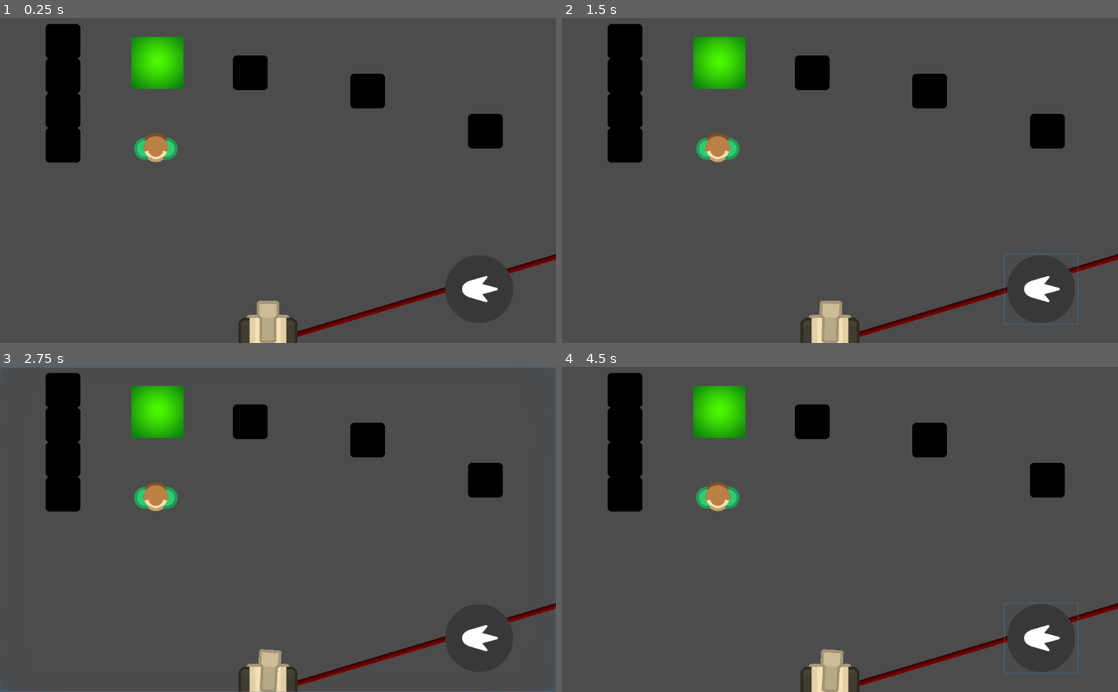
Above: before the commit, frames 1-4 (two rows, left to right).
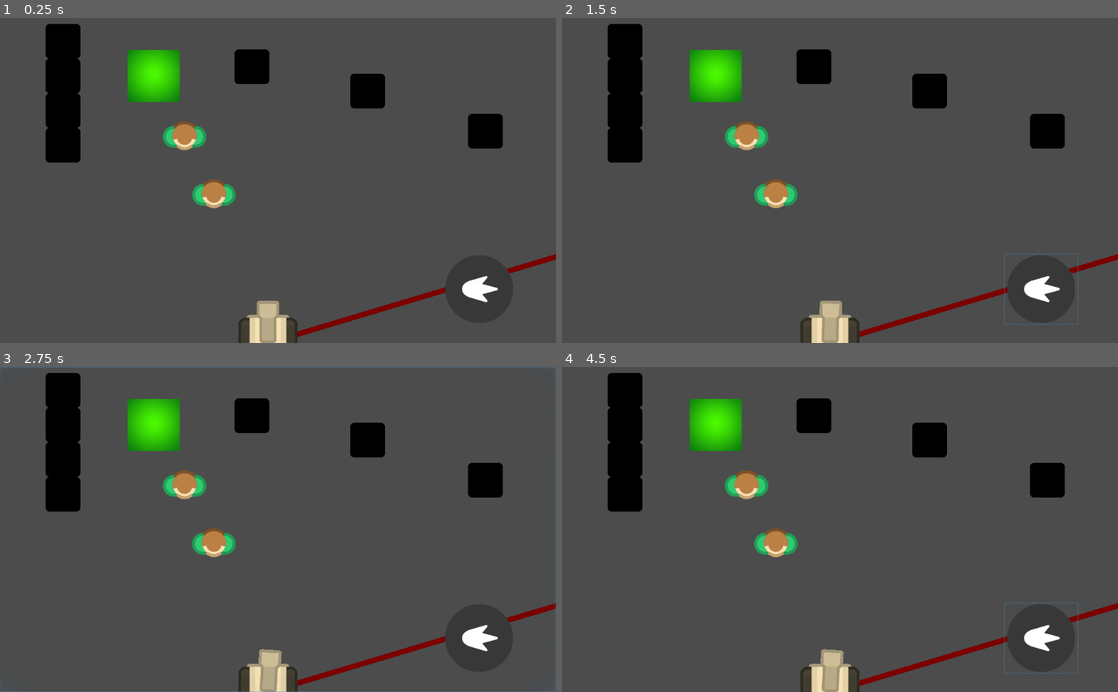
Above: after the commit, the same moments.

Repository: Dieghito124/GodotArcade-1
Game: Godot game, scene res://src/Game.tscn
Same seed, same stepped clock (60 frames per second), same inputs: the game is played once before the commit and once after it. The engine's default icon, where the game draws it, is replaced by a stand-in: a white triangle on a blue panel in a dark square.
Inputs (mouse positions are in pixels of both pictures, inside the frame that each line leads up to):
- Up to frame 1 (0.25 s): no input
- Up to frame 2 (1.5 s): click (840, 180) at 0.5 s; click (1040, 287) at 1.25 s
- Up to frame 3 (2.75 s): click (278, 529) at 2 s
- Up to frame 4 (4.5 s): click (1040, 636) at 2.75 s; click (840, 529) at 3.5 s; click (1040, 636) at 4.25 s

The runs differ from the first frame. In frame 1, 3.7% of the frame differs, in the area x 22-100%, y 5-98%; in frame 2, 3.7%; in frame 3, 3.7%; in frame 4, 3.7%.

Commit message:
Added gravity point on areas

Diff:
--- a/project.godot
+++ b/project.godot
@@ -52,6 +52,7 @@
 2d_physics/layer_2="obstacles"
 2d_physics/layer_3="player"
 2d_physics/layer_4="bullets"
+2d_physics/layer_5="targets"
 
 [locale]
 
--- a/src/Bullet.gd
+++ b/src/Bullet.gd
@@ -1,6 +1,6 @@
 extends RigidBody2D
 
-var velocity : Vector2 = Vector2(0, -1000)
+var velocity : Vector2 = Vector2(0, -600)
 
 func initialize(pos, rot) -> void:
 	self.position = pos
--- a/src/Bullet.tscn
+++ b/src/Bullet.tscn
@@ -12,7 +12,7 @@
 
 [node name="Bullet" type="RigidBody2D"]
 collision_layer = 8
-collision_mask = 7
+collision_mask = 31
 physics_material_override = SubResource( 1 )
 gravity_scale = 0.0
 script = ExtResource( 1 )
--- /dev/null
+++ b/src/CollisionArea.gd
@@ -0,0 +1,11 @@
+tool
+extends Area2D
+
+export var texture : Texture
+
+func _ready() -> void:
+	pass
+
+func _process(delta: float) -> void:
+	if !$Sprite.texture:
+		$Sprite.texture = texture
--- /dev/null
+++ b/src/CollisionArea.tscn
@@ -0,0 +1,21 @@
+[gd_scene load_steps=4 format=2]
+
+[ext_resource path="res://src/CollisionArea.gd" type="Script" id=1]
+[ext_resource path="res://assets/Areas/GreenArea.png" type="Texture" id=2]
+
+[sub_resource type="RectangleShape2D" id=2]
+extents = Vector2( 48.0023, 47.9848 )
+
+[node name="CollisionArea" type="Area2D"]
+space_override = 1
+gravity_point = true
+linear_damp = 5.0
+collision_layer = 16
+collision_mask = 31
+script = ExtResource( 1 )
+texture = ExtResource( 2 )
+
+[node name="Sprite" type="Sprite" parent="."]
+
+[node name="CollisionShape2D" type="CollisionShape2D" parent="."]
+shape = SubResource( 2 )
--- a/src/GreenTarg.gd
+++ b/src/GreenTarg.gd
@@ -1,5 +1,10 @@
+tool
 extends RigidBody2D
 
+export var texture : Texture
+
 func _process(delta) -> void:
+	if !$Sprite.texture:
+		$Sprite.texture = texture
 	if $CollisionArea.get_overlapping_areas():
-		queue_free()
+		print("Gravità")
--- a/src/Player.tscn
+++ b/src/Player.tscn
@@ -18,8 +18,6 @@
 points = PoolVector2Array( 1208.76, -362.631, 0, 0 )
 default_color = Color( 0.482353, 0.482353, 0.482353, 1 )
 texture = ExtResource( 3 )
-
-texture_mode = 1
 round_precision = 32
 script = ExtResource( 4 )
 
--- /dev/null
+++ b/src/Target.tscn
@@ -0,0 +1,50 @@
+[gd_scene load_steps=6 format=2]
+
+[ext_resource path="res://src/GreenTarg.gd" type="Script" id=1]
+[ext_resource path="res://assets/NPC/GreenPer.png" type="Texture" id=2]
+
+[sub_resource type="PhysicsMaterial" id=1]
+bounce = 1.0
+
+[sub_resource type="CapsuleShape2D" id=2]
+radius = 20.4988
+height = 39.333
+
+[sub_resource type="CircleShape2D" id=3]
+radius = 26.6523
+
+[node name="Target" type="RigidBody2D"]
+position = Vector2( 286.731, 239.308 )
+rotation = 1.5708
+collision_layer = 16
+collision_mask = 31
+physics_material_override = SubResource( 1 )
+gravity_scale = 0.0
+contacts_reported = 1
+contact_monitor = true
+script = ExtResource( 1 )
+texture = ExtResource( 2 )
+
+[node name="Sprite" type="Sprite" parent="."]
+texture = ExtResource( 2 )
+
+[node name="CollisionShape2D" type="CollisionShape2D" parent="."]
+position = Vector2( 2, 0 )
+shape = SubResource( 2 )
+
+[node name="CollisionShape2D2" type="CollisionShape2D" parent="."]
+shape = SubResource( 3 )
+
+[node name="CollisionArea" type="Area2D" parent="."]
+editor/display_folded = true
+collision_layer = 16
+collision_mask = 16
+
+[node name="CollisionShape2D3" type="CollisionShape2D" parent="CollisionArea"]
+position = Vector2( 2, -3.05176e-05 )
+shape = SubResource( 2 )
+
+[node name="CollisionShape2D4" type="CollisionShape2D" parent="CollisionArea"]
+shape = SubResource( 3 )
+
+[node name="AudioStreamPlayer" type="AudioStreamPlayer" parent="."]
--- a/src/World1.tscn
+++ b/src/World1.tscn
@@ -1,103 +1,49 @@
-[gd_scene load_steps=9 format=2]
+[gd_scene load_steps=4 format=2]
 
-[ext_resource path="res://src/Obstacle.tscn" type="PackedScene" id=1]
-[ext_resource path="res://src/GreenTarg.gd" type="Script" id=2]
-[ext_resource path="res://assets/NPC/GreenPer.png" type="Texture" id=3]
-[ext_resource path="res://assets/Areas/GreenArea.png" type="Texture" id=4]
-
-[sub_resource type="PhysicsMaterial" id=1]
-bounce = 1.0
-
-[sub_resource type="CapsuleShape2D" id=2]
-radius = 20.4988
-height = 39.333
-
-[sub_resource type="CircleShape2D" id=3]
-radius = 26.6523
-
-[sub_resource type="RectangleShape2D" id=4]
-extents = Vector2( 48.0023, 47.9848 )
+[ext_resource path="res://src/CollisionArea.tscn" type="PackedScene" id=1]
+[ext_resource path="res://src/Obstacle.tscn" type="PackedScene" id=2]
+[ext_resource path="res://src/Target.tscn" type="PackedScene" id=3]
 
 [node name="World1" type="Node2D"]
 __meta__ = {
 "_edit_vertical_guides_": [  ]
 }
 
-[node name="Bullets" type="Node" parent="."]
+[node name="Areas" type="Node" parent="."]
+editor/display_folded = true
+
+[node name="CollisionArea" parent="Areas" instance=ExtResource( 1 )]
+position = Vector2( 282.549, 107.479 )
 
 [node name="Obstacles" type="Node" parent="."]
 editor/display_folded = true
 
-[node name="StaticBody2D" parent="Obstacles" instance=ExtResource( 1 )]
+[node name="StaticBody2D" parent="Obstacles" instance=ExtResource( 2 )]
 position = Vector2( 893.849, 209.12 )
 
-[node name="StaticBody2D2" parent="Obstacles" instance=ExtResource( 1 )]
+[node name="StaticBody2D2" parent="Obstacles" instance=ExtResource( 2 )]
 position = Vector2( 677.327, 135.095 )
 
-[node name="StaticBody2D3" parent="Obstacles" instance=ExtResource( 1 )]
-position = Vector2( 460.525, 100.79 )
+[node name="StaticBody2D3" parent="Obstacles" instance=ExtResource( 2 )]
+position = Vector2( 463.849, 89.7096 )
 
-[node name="StaticBody2D4" parent="Obstacles" instance=ExtResource( 1 )]
+[node name="StaticBody2D4" parent="Obstacles" instance=ExtResource( 2 )]
 position = Vector2( 116, 235 )
 
-[node name="StaticBody2D5" parent="Obstacles" instance=ExtResource( 1 )]
+[node name="StaticBody2D5" parent="Obstacles" instance=ExtResource( 2 )]
 position = Vector2( 116, 171 )
 
-[node name="StaticBody2D6" parent="Obstacles" instance=ExtResource( 1 )]
+[node name="StaticBody2D6" parent="Obstacles" instance=ExtResource( 2 )]
 position = Vector2( 116, 107 )
 
-[node name="StaticBody2D7" parent="Obstacles" instance=ExtResource( 1 )]
+[node name="StaticBody2D7" parent="Obstacles" instance=ExtResource( 2 )]
 position = Vector2( 116, 43 )
 
 [node name="Targets" type="Node" parent="."]
+editor/display_folded = true
 
-[node name="GreenTarg" type="RigidBody2D" parent="Targets"]
-position = Vector2( 286.731, 239.308 )
-rotation = 1.5708
-physics_material_override = SubResource( 1 )
-gravity_scale = 0.0
-contacts_reported = 1
-contact_monitor = true
-script = ExtResource( 2 )
-__meta__ = {
-"_edit_group_": true
-}
+[node name="GreenTarg" parent="Targets" instance=ExtResource( 3 )]
+position = Vector2( 339.917, 217.147 )
 
-[node name="Sprite" type="Sprite" parent="Targets/GreenTarg"]
-texture = ExtResource( 3 )
-
-[node name="CollisionShape2D" type="CollisionShape2D" parent="Targets/GreenTarg"]
-position = Vector2( 2, 0 )
-shape = SubResource( 2 )
-
-[node name="CollisionShape2D2" type="CollisionShape2D" parent="Targets/GreenTarg"]
-shape = SubResource( 3 )
-
-[node name="CollisionArea" type="Area2D" parent="Targets/GreenTarg"]
-editor/display_folded = true
-collision_layer = 16
-collision_mask = 16
-
-[node name="CollisionShape2D3" type="CollisionShape2D" parent="Targets/GreenTarg/CollisionArea"]
-position = Vector2( 2, -3.05176e-005 )
-shape = SubResource( 2 )
-
-[node name="CollisionShape2D4" type="CollisionShape2D" parent="Targets/GreenTarg/CollisionArea"]
-shape = SubResource( 3 )
-
-[node name="Areas" type="Node" parent="."]
-
-[node name="GreenArea" type="Area2D" parent="Areas"]
-editor/display_folded = true
-position = Vector2( 290.232, 83.0993 )
-collision_layer = 16
-collision_mask = 16
-__meta__ = {
-"_edit_group_": true
-}
-
-[node name="Sprite" type="Sprite" parent="Areas/GreenArea"]
-texture = ExtResource( 4 )
-
-[node name="CollisionShape2D" type="CollisionShape2D" parent="Areas/GreenArea"]
-shape = SubResource( 4 )
+[node name="GreenTarg2" parent="Targets" instance=ExtResource( 3 )]
+position = Vector2( 394.21, 324.627 )
